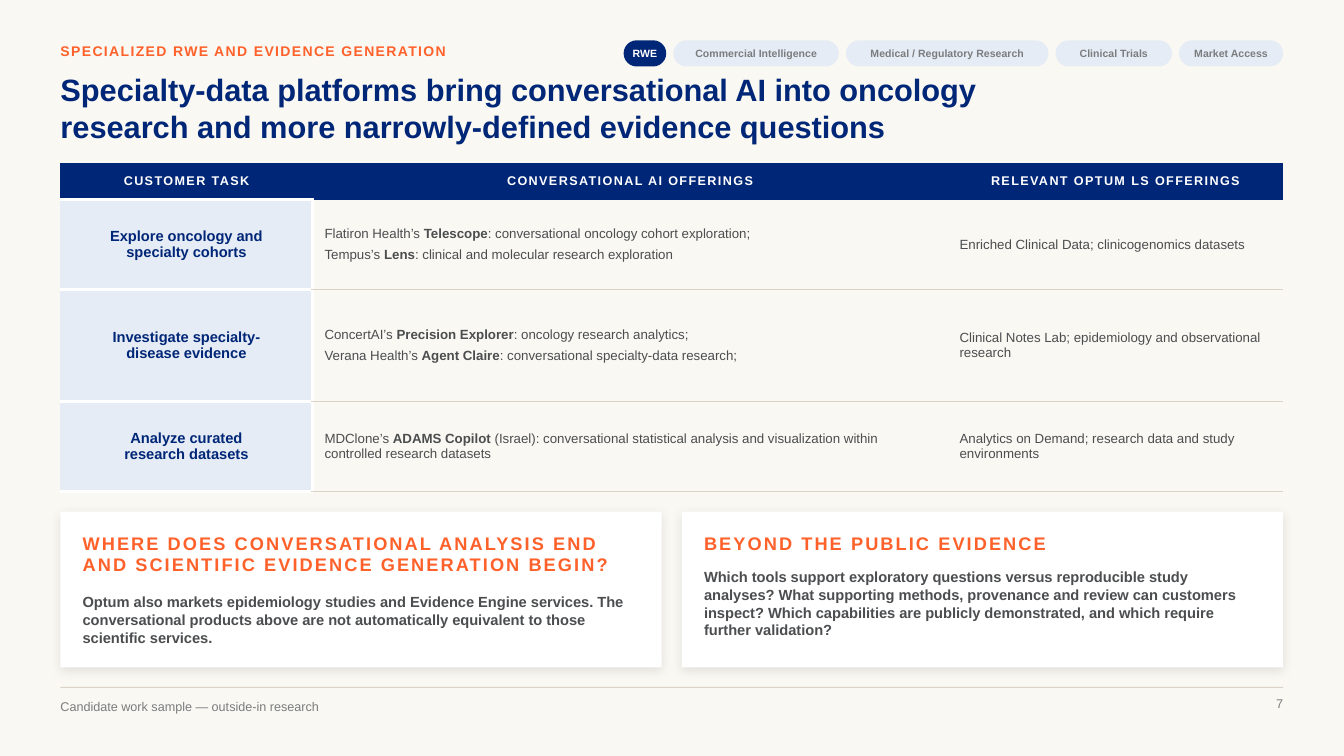
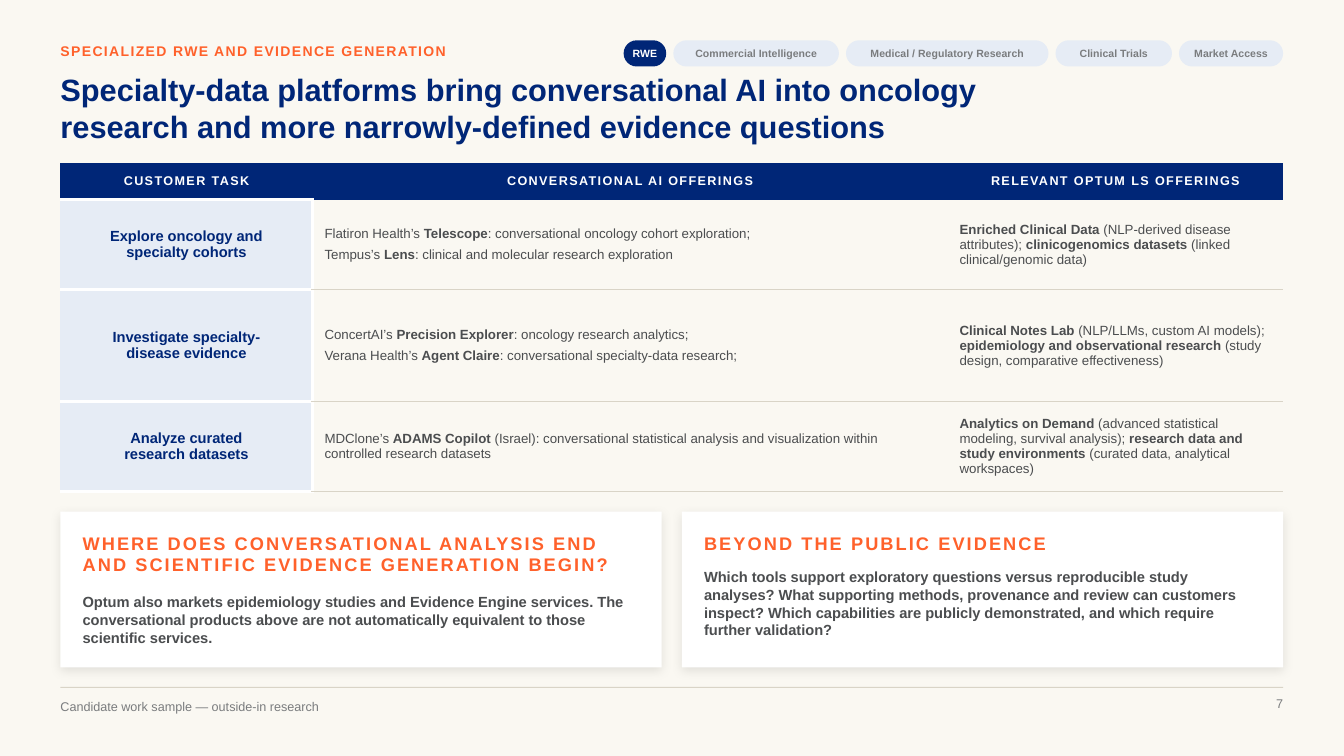
Before and after one commit to marinojt/test, a slide deck: slide 7 of deck/Optum-LS-Conversational-AI-sourced.pptx. Drawn at 1344x756 pixels with LibreOffice and Linux fonts; fonts in the diff are those of the drawing. Boxes give left, top, right and bottom in pixels: in the first picture for what was removed or moved away, otherwise in the second. Text is boxed around its words. In the diff, an @@ line names an element or a change of style, - is before the commit and + after.

```diff
--- a/deck/Optum-LS-Conversational-AI-sourced.pptx
+++ b/deck/Optum-LS-Conversational-AI-sourced.pptx
@@ table at (60, 163, 1284, 480) @@
-row 2, column 3: Enriched Clinical Data; clinicogenomics datasets
+row 2, column 3: Enriched Clinical Data (NLP-derived disease attributes); clinicogenomics datasets (linked clinical/genomic data)
-row 3, column 3: Clinical Notes Lab; epidemiology and observational research
+row 3, column 3: Clinical Notes Lab (NLP/LLMs, custom AI models); epidemiology and observational research (study design, comparative effectiveness)
-row 4, column 3: Analytics on Demand; research data and study environments
+row 4, column 3: Analytics on Demand (advanced statistical modeling, survival analysis); research data and study environments (curated data, analytical workspaces)
```
Also in this commit, not shown: 4 other slides changed, 6 other files.
